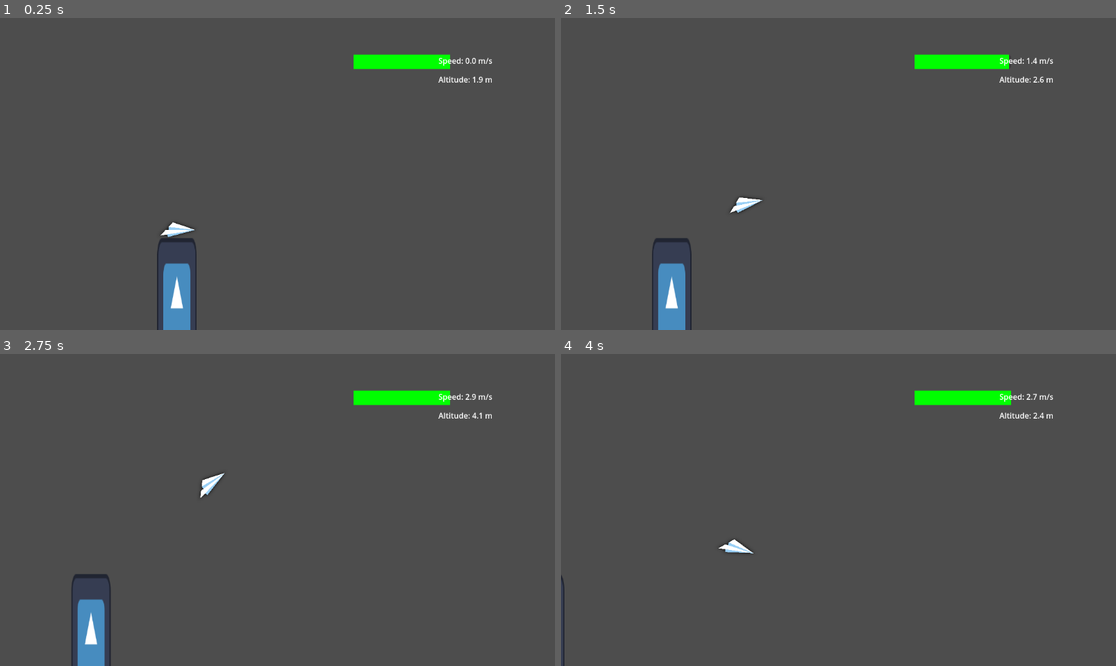
Above: before the commit, frames 1-4 (two rows, left to right).
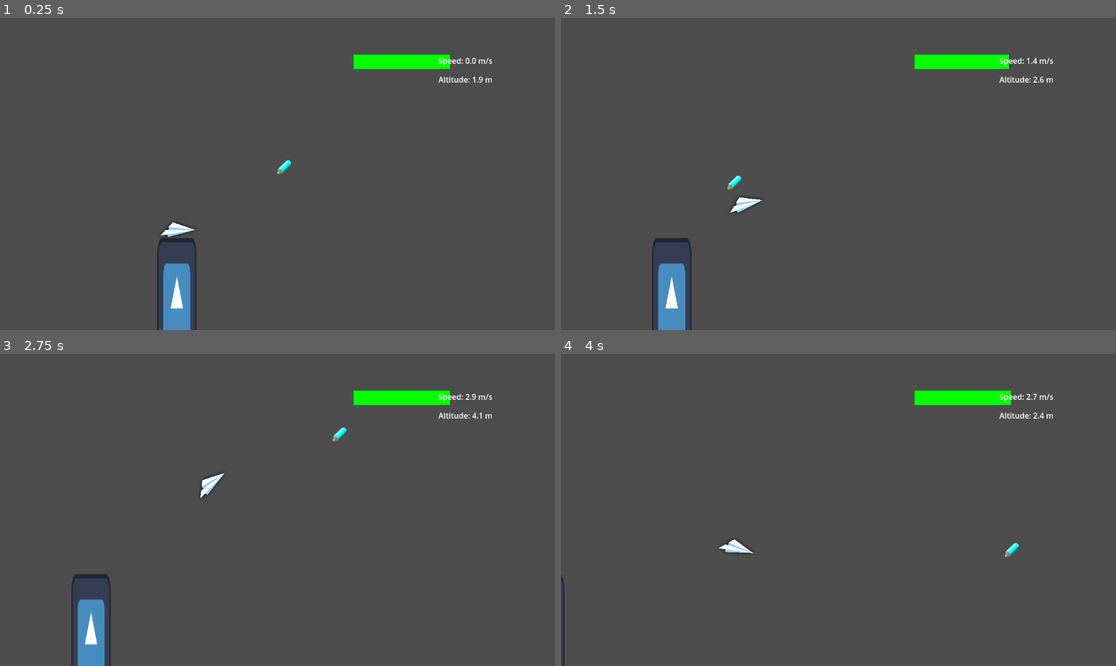
Above: after the commit, the same moments.

Repository: STUDIO-SINOKAYO/planegame
Game: Godot game, scene res://Scenes/level.tscn
Two runs of this game, one before a commit and one after it. Both use one fixed random seed, a clock stepped at 60 frames per second and the inputs below. The engine's default icon, where the game draws it, is replaced by a stand-in: a white triangle on a blue panel in a dark square.
Inputs (mouse positions are in pixels of both pictures, inside the frame that each line leads up to):
- Up to frame 1 (0.25 s): no input
- Up to frame 2 (1.5 s): tap Enter (ui_accept) at 0.5, 0.77 s; move the mouse to (960, 158) at 0.52 s; right-click (960, 158) at 0.6 s; click (960, 158) at 0.67 s; move the mouse to (727, 189) at 1.27 s; right-click (727, 189) at 1.35 s; click (727, 189) at 1.42 s
- Up to frame 3 (2.75 s): tap Enter (ui_accept) at 1.52 s; move the mouse to (333, 441) at 2.02 s; right-click (333, 441) at 2.1 s; click (333, 441) at 2.17 s
- Up to frame 4 (4 s): move the mouse to (810, 572) at 2.77 s; right-click (810, 572) at 2.85 s; click (810, 572) at 2.92 s; tap Enter (ui_accept) at 3.02, 3.77 s; move the mouse to (1005, 556) at 3.52 s; right-click (1005, 556) at 3.6 s; click (1005, 556) at 3.67 s

The runs differ from the first frame. In frame 1, less than 0.1% of the frame differs, in the area x 49-53%, y 45-51%; in frame 2, less than 0.1%, in the area x 30-33%, y 50-56%; in frame 3, less than 0.1%; in frame 4, less than 0.1%.

Commit message:
Added pencil sprite

Diff:
--- a/Scenes/level.tscn
+++ b/Scenes/level.tscn
@@ -46,9 +46,14 @@
 [ext_resource type="Texture2D" uid="uid://4bem8c5tm28t" path="res://Assets/Sprites/LANDSNOW1.png" id="41_8huh7"]
 [ext_resource type="Texture2D" uid="uid://cl6gv22ppqq88" path="res://Assets/Sprites/LANDSNOW2.png" id="42_2veds"]
 [ext_resource type="Texture2D" uid="uid://w8eem3on3jpi" path="res://Assets/Sprites/LANDSNOW3.png" id="43_m4bds"]
+[ext_resource type="Script" uid="uid://lk8u8eonnnov" path="res://Scripts/Cursor.gd" id="44_gx30c"]
+[ext_resource type="Texture2D" uid="uid://cb2w4n1deig2t" path="res://Assets/Sprites/CURSOR.png" id="45_jmchl"]
 
 [sub_resource type="CircleShape2D" id="CircleShape2D_754fn"]
 radius = 12.0416
+
+[sub_resource type="CircleShape2D" id="CircleShape2D_ogdfn"]
+radius = 126.66
 
 [sub_resource type="CircleShape2D" id="CircleShape2D_ha31o"]
 radius = 77.2787
@@ -606,8 +611,12 @@
 &"strike": SubResource("Animation_csjfj")
 }
 
+[sub_resource type="CircleShape2D" id="CircleShape2D_s14gf"]
+radius = 2.0
+
 [node name="Level" type="Node2D"]
 script = ExtResource("1_k5f4k")
+drawing_line_color = Color(0.0870516, 0.788785, 0.85756, 1)
 
 [node name="Sprite2D" type="Sprite2D" parent="."]
 position = Vector2(70, 612.5)
@@ -646,6 +655,11 @@
 position = Vector2(0, 1)
 shape = SubResource("CircleShape2D_754fn")
 
+[node name="Cursor detection" type="Area2D" parent="Plane"]
+
+[node name="CollisionShape2D" type="CollisionShape2D" parent="Plane/Cursor detection"]
+shape = SubResource("CircleShape2D_ogdfn")
+
 [node name="Decor" type="Node2D" parent="."]
 
 [node name="Cloud3" type="Sprite2D" parent="Decor"]
@@ -1240,6 +1254,19 @@
 position = Vector2(13451, 600)
 scale = Vector2(0.2, 0.2)
 texture = ExtResource("43_m4bds")
+
+[node name="Cursor" type="Node2D" parent="."]
+script = ExtResource("44_gx30c")
+
+[node name="PenSprite" type="Sprite2D" parent="Cursor"]
+position = Vector2(18, -18)
+scale = Vector2(0.27, 0.27)
+texture = ExtResource("45_jmchl")
+
+[node name="CursorArea" type="Area2D" parent="Cursor"]
+
+[node name="CollisionShape2D" type="CollisionShape2D" parent="Cursor/CursorArea"]
+shape = SubResource("CircleShape2D_s14gf")
 
 [node name="UI" type="CanvasLayer" parent="."]
 
@@ -1425,6 +1452,10 @@
 
 [connection signal="game_over" from="Plane" to="." method="_on_game_over"]
 [connection signal="waypoint_reached" from="Plane" to="." method="_on_plane_waypoint_reached"]
+[connection signal="area_entered" from="Plane/Cursor detection" to="." method="_on_cursor_detection_area_entered"]
+[connection signal="area_entered" from="Plane/Cursor detection" to="Cursor" method="_on_cursor_detection_area_entered"]
+[connection signal="area_exited" from="Plane/Cursor detection" to="." method="_on_cursor_detection_area_exited"]
+[connection signal="area_exited" from="Plane/Cursor detection" to="Cursor" method="_on_cursor_detection_area_exited"]
 [connection signal="body_entered" from="Obstacles/Sun/Area2D" to="." method="_on_area_2d_body_entered"]
 [connection signal="body_entered" from="Obstacles/Sun/Area2D" to="Obstacles/Sun/Area2D" method="_on_body_entered"]
 [connection signal="timeout" from="Obstacles/Sun/Area2D/Timer" to="Obstacles/Sun/Area2D" method="_on_timer_timeout"]
--- /dev/null
+++ b/Scripts/Cursor.gd
@@ -0,0 +1,24 @@
+extends Node2D
+
+
+# Called when the node enters the scene tree for the first time.
+func _ready() -> void:
+	# Hide the default cursor when the mouse is over the window
+	Input.set_mouse_mode(Input.MOUSE_MODE_HIDDEN)
+
+
+# Called every frame. 'delta' is the elapsed time since the previous frame.
+func _process(_delta: float) -> void:
+	# Make the node follow the mouse cursor position
+	global_position = get_global_mouse_position()
+
+
+
+func _on_cursor_detection_area_entered(area: Area2D) -> void:
+	pass # Replace with function body.
+
+
+
+
+func _on_cursor_detection_area_exited(area: Area2D) -> void:
+	pass # Replace with function body.
--- a/Scripts/Level.gd
+++ b/Scripts/Level.gd
@@ -221,6 +221,10 @@
 func _process_completed_drawing():
 	# Send the drawn path to the plane if it's long enough
 	if current_drawing.size() > 3 and plane:
+		# Start the game on the first line drawn, regardless of loops
+		if not plane.game_started:
+			plane.start_game()
+
 		var loops = detect_loops_2()                 # Check for loops = wind physics
 		if loops > 0:
 			_handle_detected_loops(loops)
@@ -240,9 +244,9 @@
 	# plane.set_loop_directions(loop_directions)  # Individual flow directions for each loop
 
 func _handle_no_loops():
-	# No loops detected - just start the game if needed
-	if not plane.game_started:
-		plane.game_started = true
+	# No loops detected - game has already been started in _process_completed_drawing()
+	# This function can be used for other non-loop specific logic if needed
+	pass
 
 # === LOOP DETECTION FUNCTIONS ===
 
@@ -703,3 +707,11 @@
 func _on_plane_waypoint_reached(_pos: Vector2) -> void:
 	if waypoints.size() > 0:
 		plane.create_waypoint_at_position(waypoints.pop_front())
+
+
+func _on_cursor_detection_area_entered(area: Area2D) -> void:
+	pass # Replace with function body.
+
+
+func _on_cursor_detection_area_exited(area: Area2D) -> void:
+	pass # Replace with function body.
Binary file added: Assets/Sprites/CURSOR.png
Not shown, added: Assets/Sprites/CURSOR.png.import
Not shown: 3 places in Scenes/level.tscn that only renumber resources
Not shown, added: Scripts/Cursor.gd.uid
